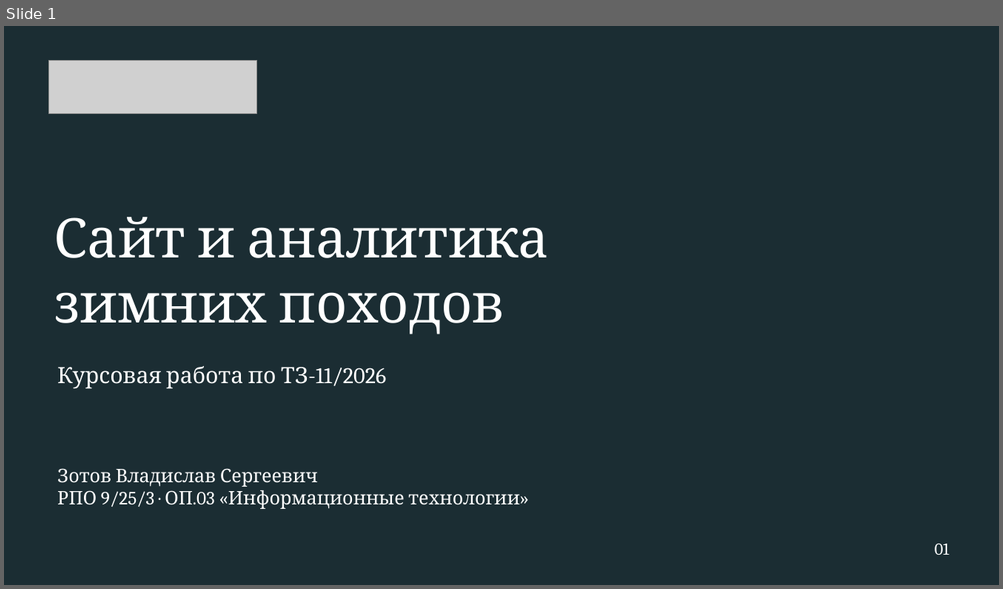
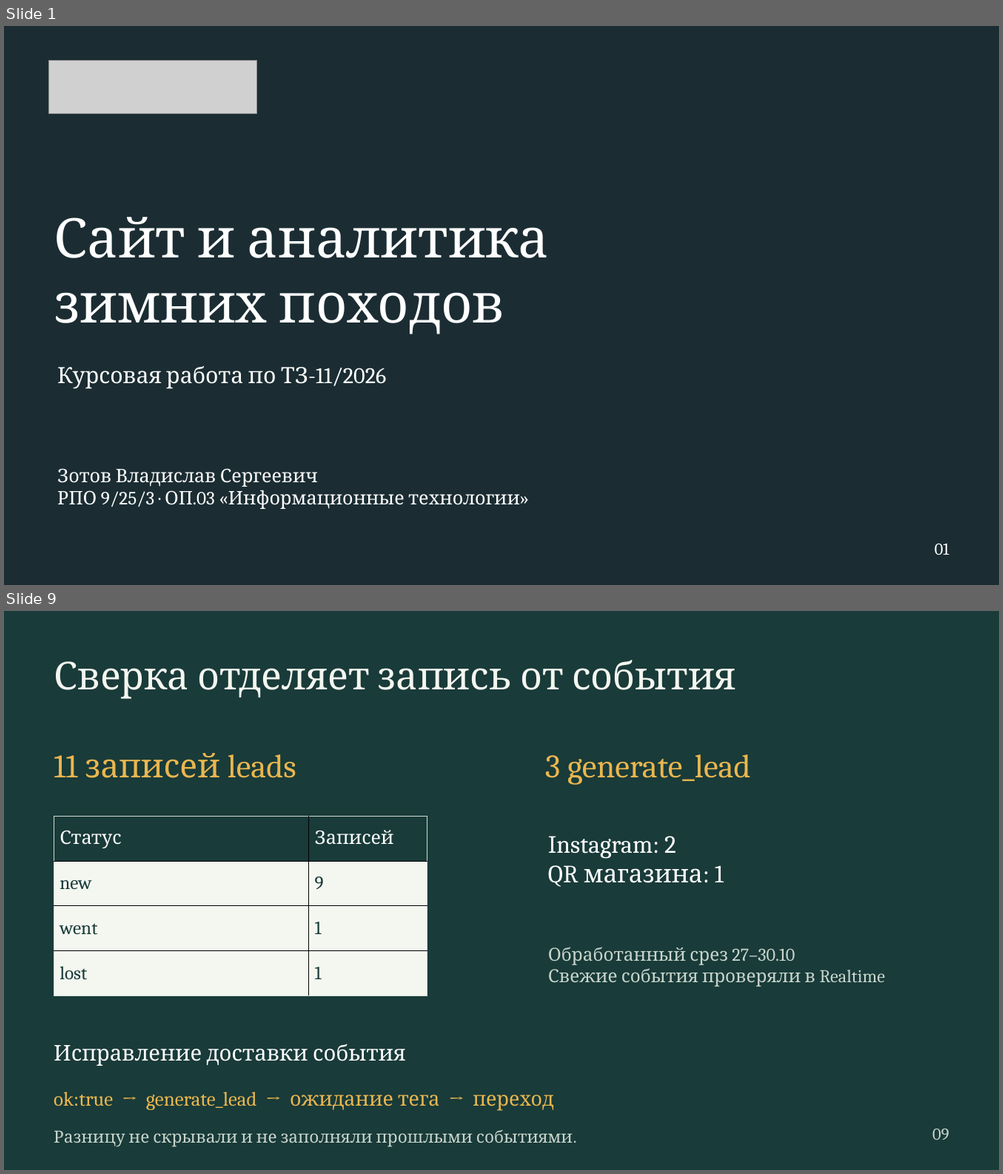
Before and after one commit to Resolushh/tz-11-turklub-tropa, a slide deck: presentation/zashchita.pptx. Shown one above the other, each under a label of ours: slide 1 before the commit, slides 1 and 9 after it; the slides between them are not shown. The pictures are 1003x589 and 1003x1174 pixels, drawn with LibreOffice and Linux fonts; fonts in the diff are those of the drawing; grey boxes stand for pictures; background and template pictures are left out; a plain dark background stands for a picture behind light text. Boxes give left, top, right and bottom in pixels: in the first picture for what was removed or moved away, otherwise in the second. Text is boxed around its words. In the diff, an @@ line names an element or a change of style, - is before the commit and + after.

```diff
--- a/presentation/zashchita.pptx
+++ b/presentation/zashchita.pptx
@@ slide 9 added at bbox=[4, 611, 999, 1170], background #193B39 @@
@@ text added at bbox=[54, 660, 736, 699], 46.5 pt, text #F4F6F0 @@
+Сверка отделяет запись от события
@@ text added at bbox=[54, 753, 296, 778], 39.8 pt, text #EAB64F @@
+11 записей leads
@@ text added at bbox=[545, 755, 751, 785], 39.8 pt, text #EAB64F @@
+3 generate_lead
@@ table added at bbox=[54, 816, 427, 997], 4 rows, 2 columns @@
+Статус | Записей
+new | 9
+went | 1
+lost | 1
@@ text added at bbox=[548, 836, 723, 887], 30 pt, text #FFFFFF @@
+Instagram: 2
+QR магазина: 1
@@ text added at bbox=[548, 947, 885, 987], 21.8 pt, text #C8D5CC @@
+Обработанный срез 27–30.10
+Свежие события проверяли в Realtime
@@ text added at bbox=[54, 1044, 405, 1066], 26.2 pt, text #FFFFFF @@
+Исправление доставки события
@@ text added at bbox=[54, 1092, 553, 1111], 24 pt, text #EAB64F @@
+ok:true → generate_lead → ожидание тега → переход
@@ text added at bbox=[54, 1130, 572, 1147], 20.2 pt, text #C8D5CC @@
+Разницу не скрывали и не заполняли прошлыми событиями.
@@ text added at bbox=[932, 1129, 949, 1140], 20.2 pt, text #C8D5CC @@
+09
```
Also in this commit, not shown: 6 slides changed, 4 other slides added, 5 slides removed, 4 other files.
